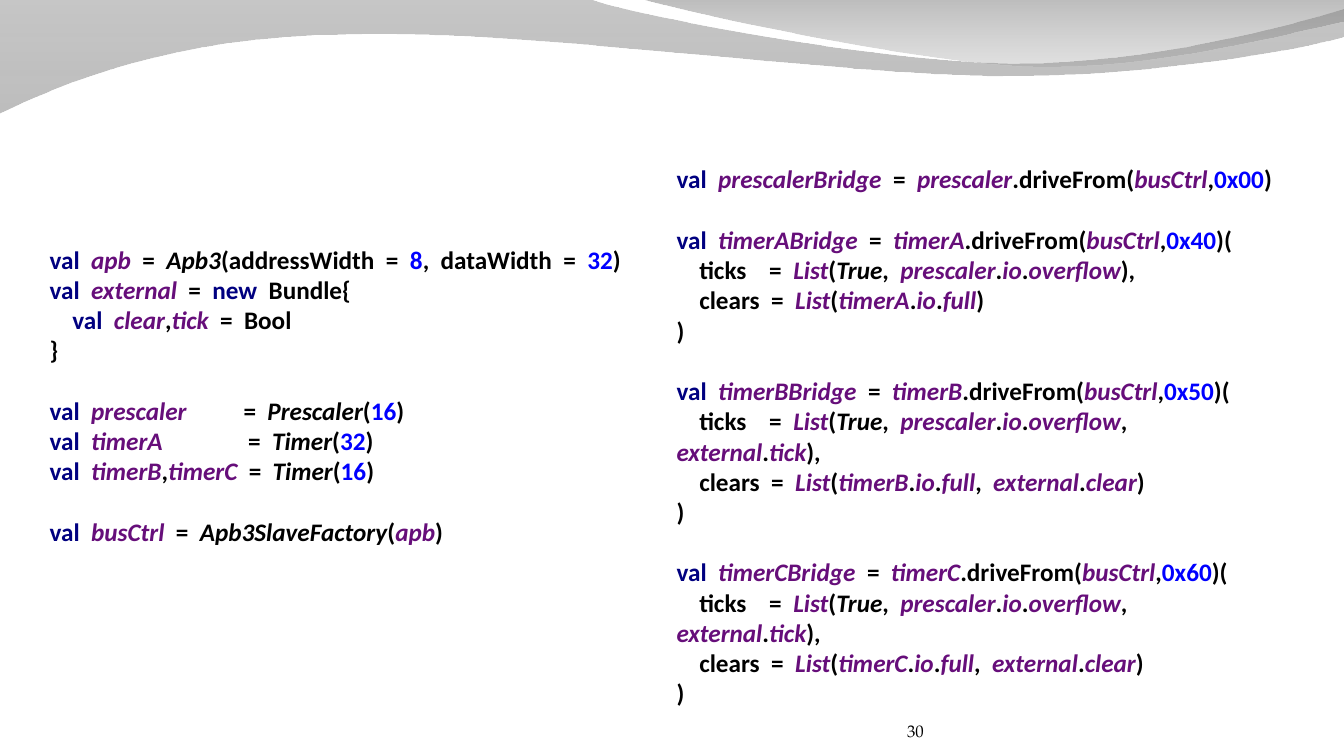
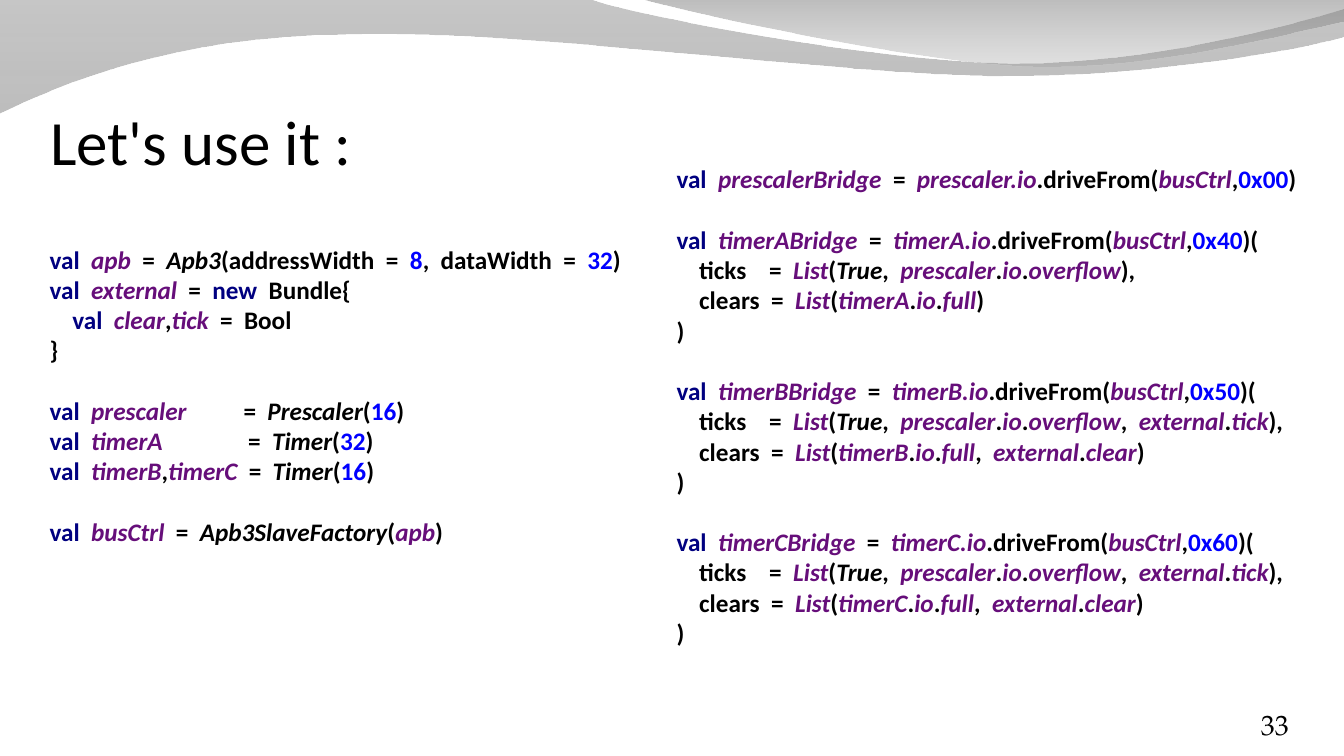
Before and after one commit to SpinalHDL/SpinalDoc, a slide deck: slide 33 of presentation/en/presentation_move_forward.odp (slide 30 before the commit). Drawn at 1344x756 pixels with LibreOffice and Linux fonts; fonts in the diff are those of the drawing; background and template pictures are left out. Boxes give left, top, right and bottom in pixels: in the first picture for what was removed or moved away, otherwise in the second. Text is boxed around its words. In the diff, an @@ line names an element or a change of style, - is before the commit and + after.

```diff
--- a/presentation/en/presentation_move_forward.odp
+++ b/presentation/en/presentation_move_forward.odp
@@ title added at (50, 121, 320, 166), 45 pt, text #000000 @@
+Let's use it :
@@ text at (677, 169, 1296, 616): text changed @@
-val prescalerBridge = prescaler.driveFrom(busCtrl,0x00)
-val timerABridge = timerA.driveFrom(busCtrl,0x40)(
-ticks = List(True, prescaler.io.overflow),
-clears = List(timerA.io.full)
-)
-val timerBBridge = timerB.driveFrom(busCtrl,0x50)(
-ticks = List(True, prescaler.io.overflow, external.tick),
-clears = List(timerB.io.full, external.clear)
-)
-val timerCBridge = timerC.driveFrom(busCtrl,0x60)(
-ticks = List(True, prescaler.io.overflow, external.tick),
-clears = List(timerC.io.full, external.clear)
-)
+val prescalerBridge = prescaler.io.driveFrom(busCtrl,0x00)
+val timerABridge = timerA.io.driveFrom(busCtrl,0x40)(
+ticks = List(True, prescaler.io.overflow),
+clears = List(timerA.io.full)
+)
+val timerBBridge = timerB.io.driveFrom(busCtrl,0x50)(
+ticks = List(True, prescaler.io.overflow, external.tick),
+clears = List(timerB.io.full, external.clear)
+)
+val timerCBridge = timerC.io.driveFrom(busCtrl,0x60)(
+ticks = List(True, prescaler.io.overflow, external.tick),
+clears = List(timerC.io.full, external.clear)
+)
@@ page number added at (1261, 715, 1289, 736), 20 pt, text #000000 @@
+33
@@ page number removed at (907, 725, 924, 738) @@
-30
```
Also in this commit, not shown: 33 other slides changed, 5 slides added, 2 slides removed, 1 other file.
